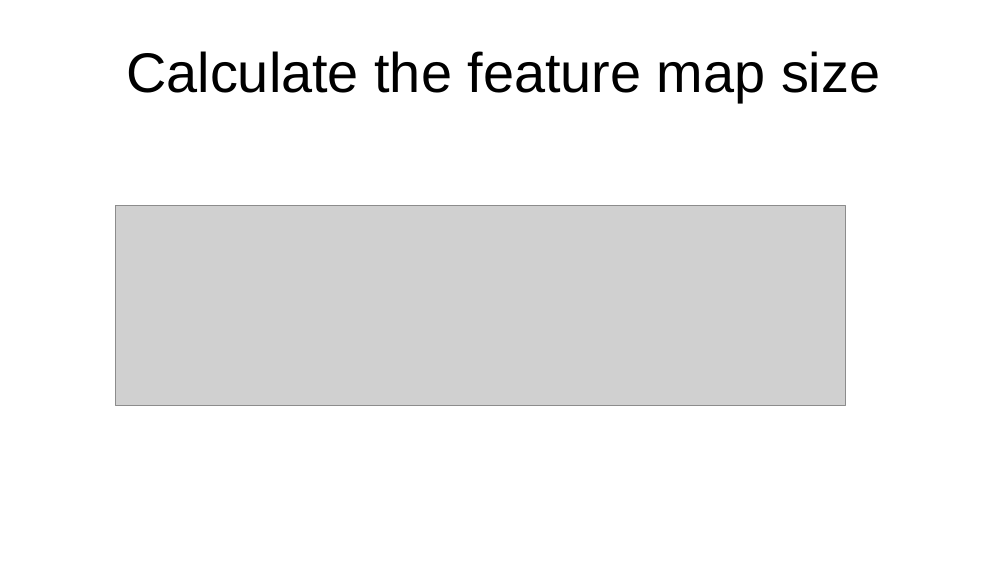
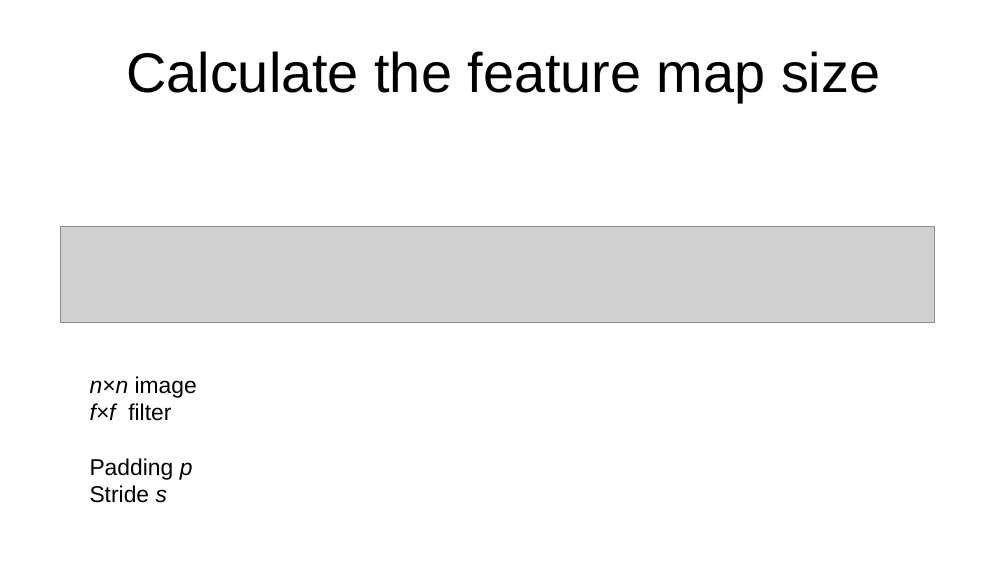
Before and after one commit to MoatasemGamal/ConvNN, a slide deck: slide 13 of CNN.odp. Drawn at 1008x567 pixels with LibreOffice and Linux fonts; fonts in the diff are those of the drawing; grey boxes stand for pictures. Boxes give left, top, right and bottom in pixels: in the first picture for what was removed or moved away, otherwise in the second. Text is boxed around its words. In the diff, an @@ line names an element or a change of style, - is before the commit and + after.

```diff
--- a/CNN.odp
+++ b/CNN.odp
@@ picture: place and size @@
-picture at <box>115,206,846,406</box>
+picture at <box>60,227,935,323</box>
@@ text added at <box>90,376,197,503</box>, 18 pt, text #000000 @@
+n×n image
+f×f filter
+Padding p
+Stride s
```
Also in this commit, not shown: 2 other slides changed.
